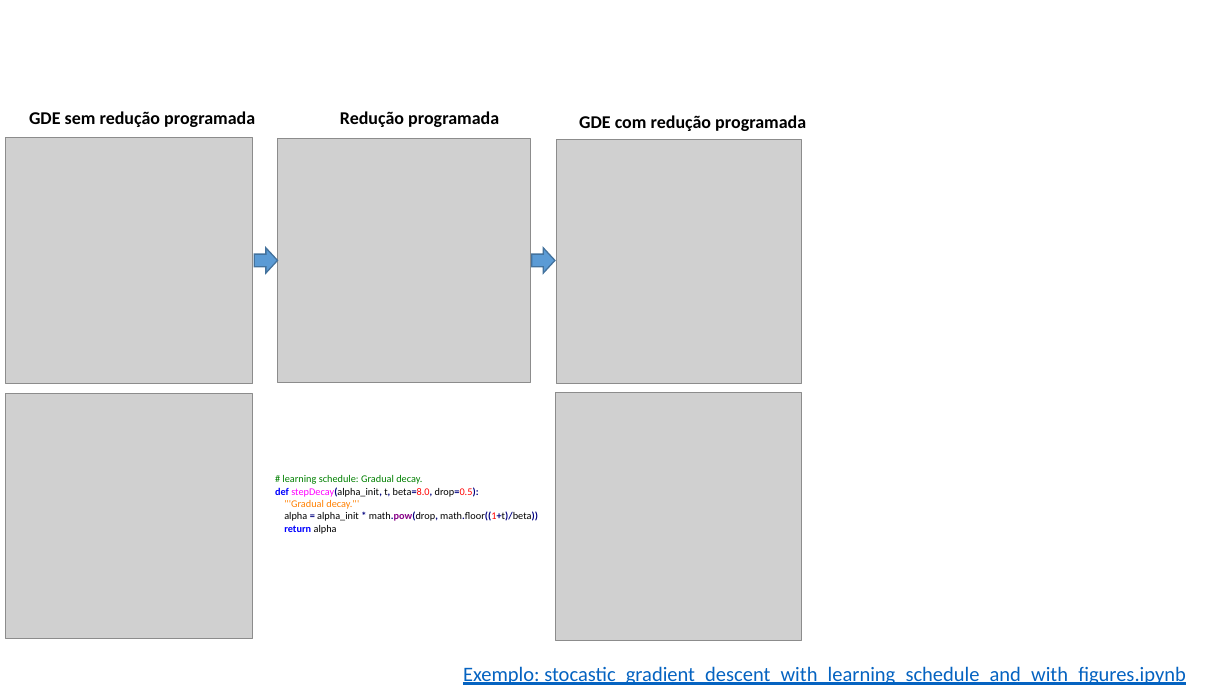
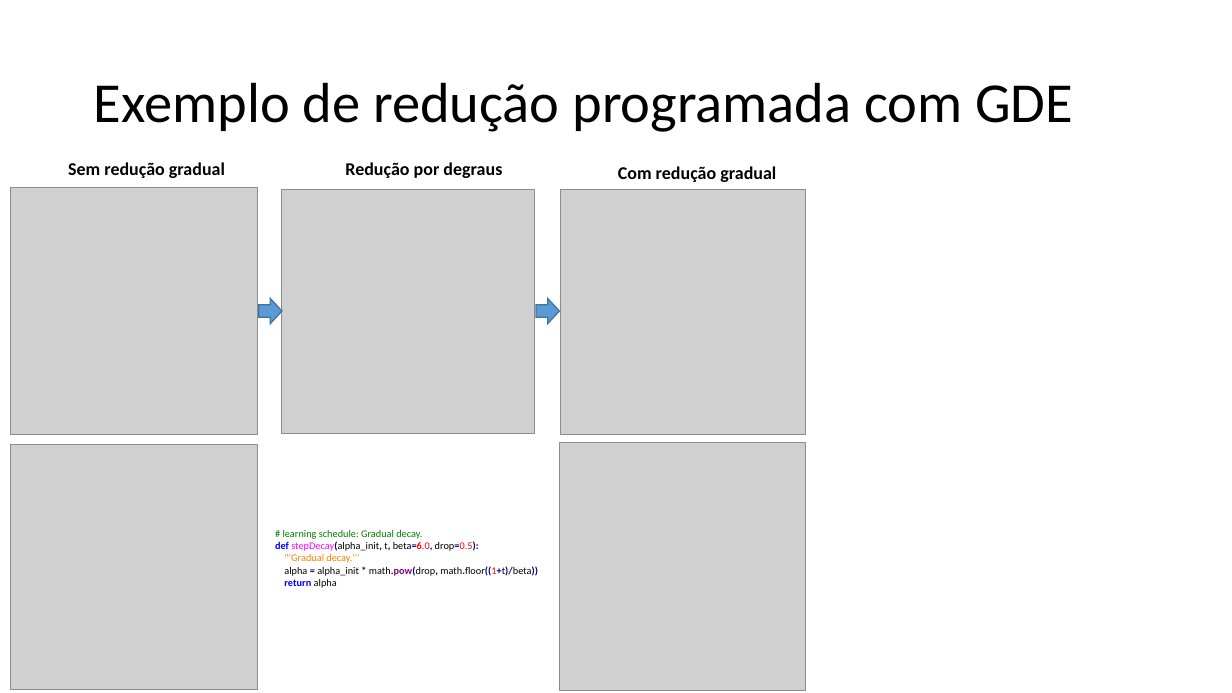
Before and after one commit to zz4fap/t319_aprendizado_de_maquina, a slide deck: slide 23 of slides/T319_Regressão_Linear (Parte III).pptx. Drawn at 1232x693 pixels with LibreOffice and Linux fonts; fonts in the diff are those of the drawing; grey boxes stand for pictures. Boxes give left, top, right and bottom in pixels: in the first picture for what was removed or moved away, otherwise in the second. Text is boxed around its words. In the diff, an @@ line names an element or a change of style, - is before the commit and + after.

Commit message:
update of slides

```diff
--- a/slides/T319_Regressão_Linear (Parte III).pptx
+++ b/slides/T319_Regressão_Linear (Parte III).pptx
@@ title added at [94,82,1073,132], 44 pt, text #000000 @@
+Exemplo de redução programada com GDE
@@ text at [68,162,225,178]: text changed @@
-GDE sem redução programada
+Sem redução gradual
@@ text at [345,162,502,178]: text changed @@
-Redução programada
+Redução por degraus
@@ text at [618,166,776,182]: text changed @@
-GDE com redução programada
+Com redução gradual
@@ 5 pictures, 2 right arrows: place and size @@
-5 pictures, 2 right arrows at [6,137,802,640]
+5 pictures, 2 right arrows at [10,188,807,690]
@@ text "# learning schedule: Gradual decay.": place and size @@
-text "# learning schedule: Gradual decay." at [275,475,538,534]
+text "# learning schedule: Gradual decay." at [275,530,538,588]
@@ text at [275,541,479,551]: text changed @@
-def stepDecay(alpha_init, t, beta=8.0, drop=0.5):
+def stepDecay(alpha_init, t, beta=6.0, drop=0.5):
@@ text removed at [463,666,1186,685] @@
-Exemplo: stocastic_gradient_descent_with_learning_schedule_and_with_figures.ipynb
```
Also in this commit, not shown: 1 other slide changed, 3 slides added, 2 slides removed, 2 other files.
